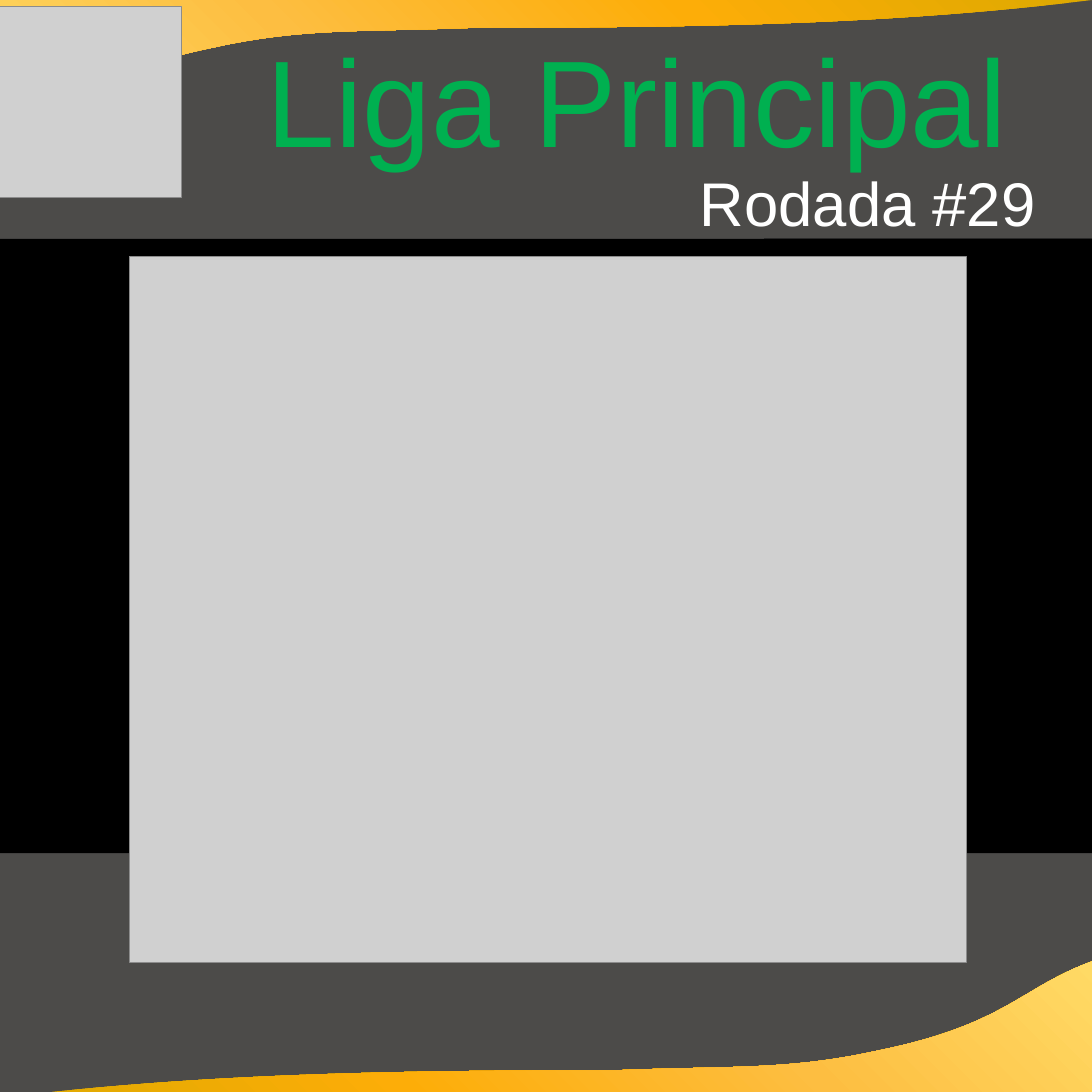
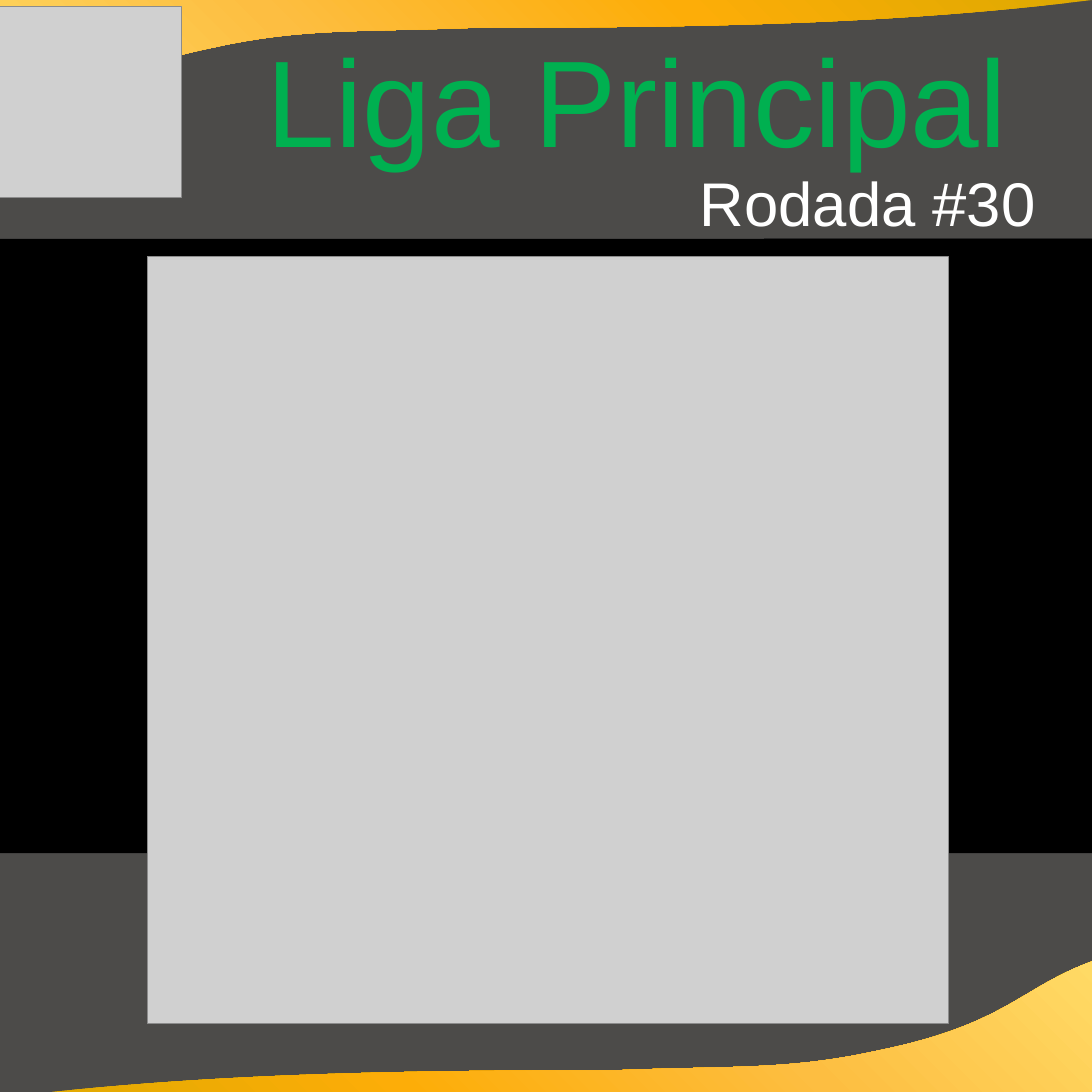
Before and after one commit to cknakayama/automacao_ligaroletarussa2021, a slide deck: slide 2 of Informativos.pptx. Drawn at 1092x1092 pixels with LibreOffice and Linux fonts; fonts in the diff are those of the drawing; grey boxes stand for pictures; background and template pictures are left out. Boxes give left, top, right and bottom in pixels: in the first picture for what was removed or moved away, otherwise in the second. Text is boxed around its words. In the diff, an @@ line names an element or a change of style, - is before the commit and + after.

Commit message:
rodada 30

```diff
--- a/Informativos.pptx
+++ b/Informativos.pptx
@@ text at bbox=[700, 181, 1036, 227]: text changed @@
-Rodada #29
+Rodada #30
@@ picture: place and size @@
-picture at bbox=[129, 257, 967, 963]
+picture at bbox=[148, 257, 949, 1024]
```
Also in this commit, not shown: 3 other slides changed, 3 other files.
